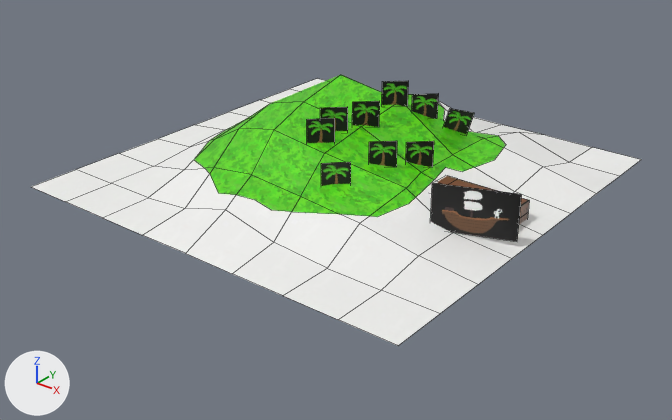
What one commit did to the OBJ model 3d/island.obj.
Rendered twice from a camera (50 mm lens) standing at (6.06, -7.76, 4.29) and looking at (0.15, -0.37, -0.29). Arrows for +X, +Y and +Z are at lower left; the lights stay in place. The picture after the commit comes second. Mesh edges are drawn as thin lines. Where no turn or scale is listed for an object, it has been applied to the vertices.

Before the edit, the objects in view are built like this:
```python
me_bush_005 = bpy.data.meshes.new('Bush.005')
me_bush_005.from_pydata(...)  # 4 vertices, 1 face; spans x 0.159..0.371, y -0.093..0.12, z 0.616..0.916
me_bush_005.materials.append(mat_bush)  # picture img_palm_png
me_ship = bpy.data.meshes.new('Ship')
me_ship.from_pydata(...)  # 4 vertices, 1 face; spans x 1.622..2.43, y -0.714..-0.41, z 0.072..0.579
me_ship.materials.append(mat_ship)  # picture img_ship_png
me_terrain = bpy.data.meshes.new('Terrain')
me_terrain.from_pydata(...)  # 118 vertices, 86 faces; spans x -2.5..2.5, y -2.5..2.5, z 0.0..0.95
# faces by material slot: [32, 54]
me_terrain.materials.append(mat_material)  # picture img_grass2_png
me_terrain.materials.append(mat_sand)  # picture img_sand_png
# before: 1 (2.5, -2.5, 0.0) at pixel (398, 345), 10 (1.25, -2.5, 0.0) at pixel (282, 295), 15 (2.5, -1.25, 0.0) at pixel (478, 284), 26 (1.88, -2.5, 0.0) at pixel (338, 319), 31 (2.5, -0.62, 0.0) at pixel (511, 258)
# before: 38 (0.62, -2.5, 0.0) at pixel (232, 273), 43 (2.5, -1.88, 0.0) at pixel (440, 313), 50 (1.25, -1.88, 0.01) at pixel (327, 268), 52 (1.84, -1.23, 0.06) at pixel (418, 255), 74 (1.87, -1.87, 0.0) at pixel (381, 290)
# before: 75 (0.59, -1.88, 0.06) at pixel (273, 242), 77 (1.84, -0.63, 0.07) at pixel (452, 232)
ob_bush_005 = bpy.data.objects.new('Bush.005', me_bush_005)
ob_bush_005.location = (0.0, 0.0, 0.0)
ob_ship = bpy.data.objects.new('Ship', me_ship)
ob_ship.location = (0.0, 0.0, 0.0)
ob_terrain = bpy.data.objects.new('Terrain', me_terrain)
ob_terrain.location = (0.0, 0.0, 0.0)
# also in view: 'Bush.006' at (0.57, 0.73, 0.73); 'Bush.002' at (0.64, -0.98, 0.47); 'Bush' at (0.97, 0.05, 0.46); 'Bush.004' at (0.08, -0.32, 0.75); 'Bush.001' at (0.75, -0.33, 0.53)
```
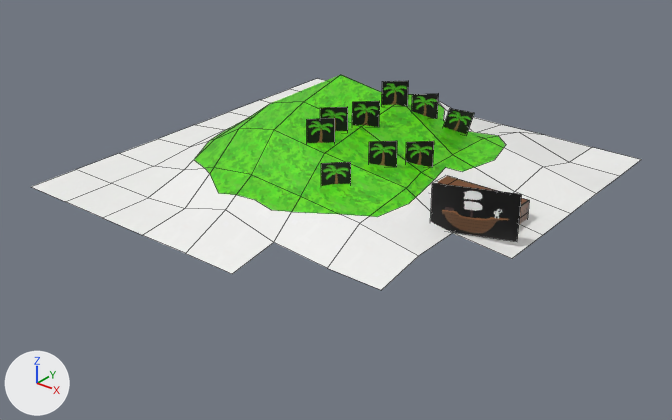
Patch to the scene script:
```diff
--- a/3d/island.obj.py
+++ b/3d/island.obj.py
@@ me_terrain @@
 # used by ob_terrain; location = (0.0, 0.0, 0.0)
 # verts and faces of me_terrain; kept vertices keep their numbers, new ones are numbered from 118
-me_terrain.from_pydata(...)  # 118 vertices, 86 faces; spans x -2.5..2.5, y -2.5..2.5, z 0.0..0.95
+me_terrain.from_pydata(...)  # 113 vertices, 81 faces; spans x -2.5..2.5, y -2.5..2.5, z 0.0..0.95
+# me_terrain part 1
+delete_vertices([1, 10, 15, 26, 43])  # with the faces that use them
 me_terrain.materials.append(mat_material)
```

Where the change shows, as pixel boxes [x1, y1, x2, y2] in the pictures (672 x 420 px):
'Terrain', reshaped (21% shorter): before [31, 75, 641, 346]; after [31, 75, 641, 290]
part 1 of me_terrain, deleted: before [233, 233, 512, 346]
